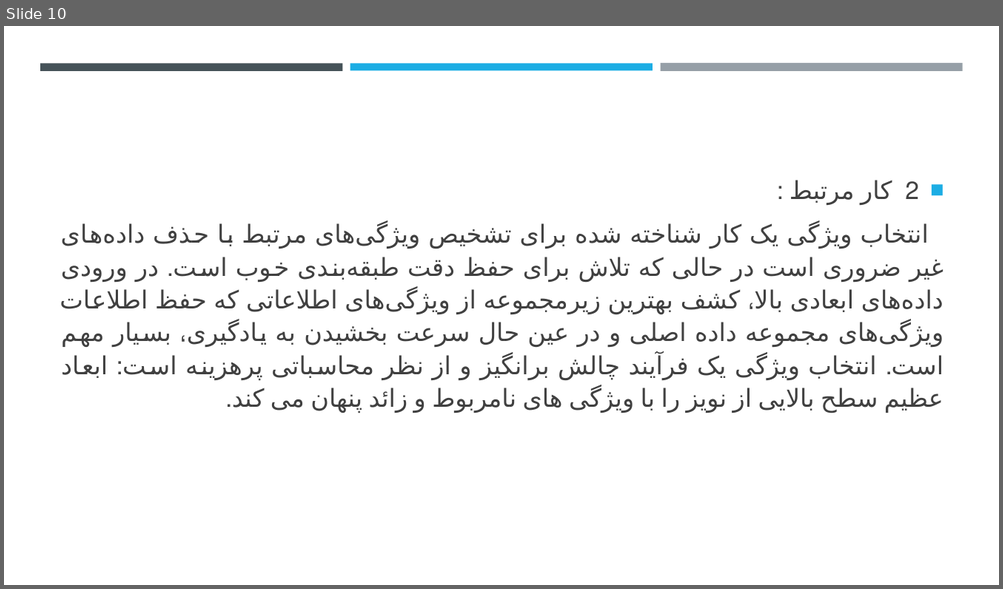
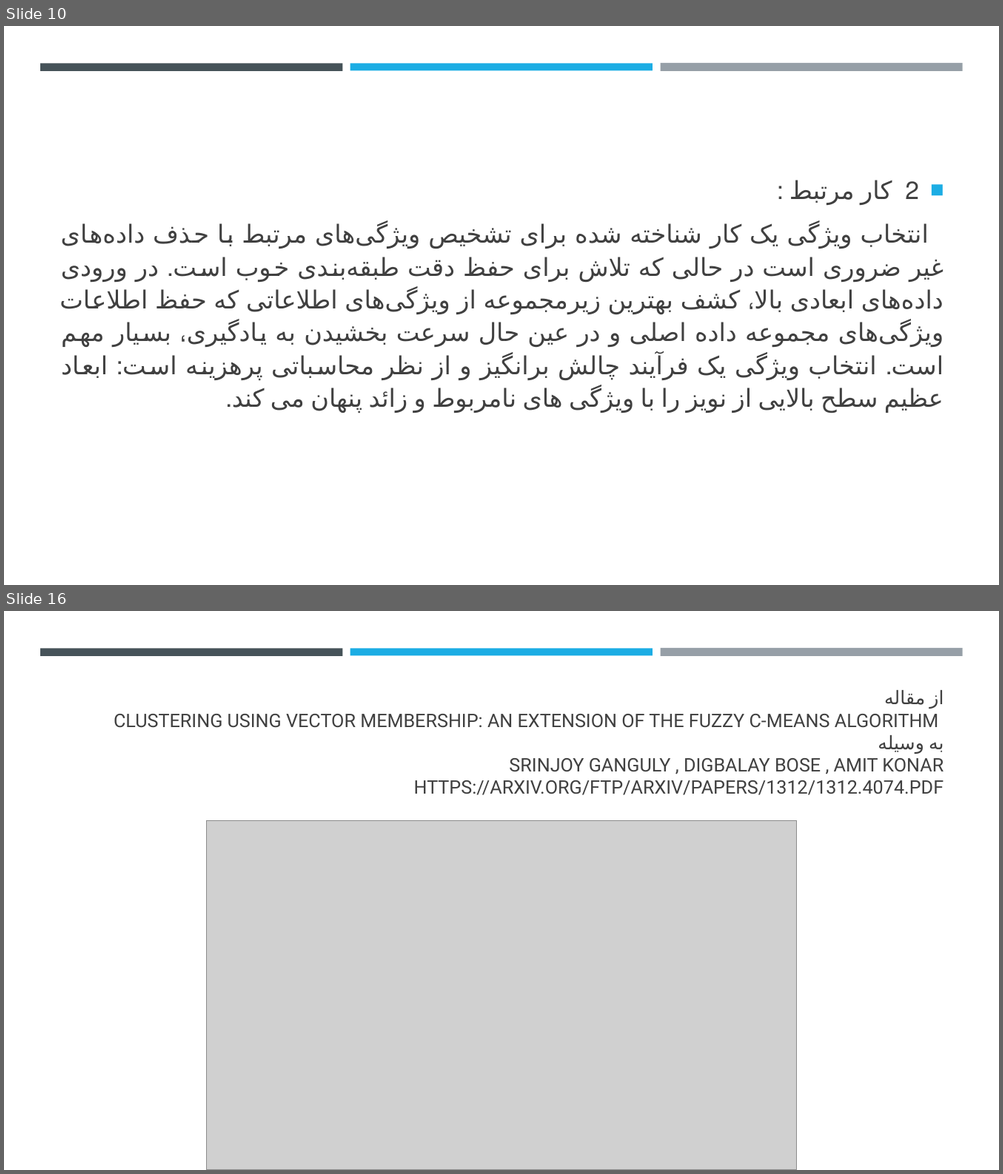
Before and after one commit to farshad36/data-mining-article, a slide deck: article.pptx. Shown one above the other, each under a label of ours: slide 10 before the commit, slides 10 and 16 after it; the slides between them are not shown. The pictures are 1003x589 and 1003x1174 pixels, drawn with LibreOffice and Linux fonts; fonts in the diff are those of the drawing; grey boxes stand for pictures. Boxes give left, top, right and bottom in pixels: in the first picture for what was removed or moved away, otherwise in the second. Text is boxed around its words. In the diff, an @@ line names an element or a change of style, - is before the commit and + after.

```diff
--- a/article.pptx
+++ b/article.pptx
@@ slide 16 added at (4,611,999,1170), background #FFFFFF; not listed: 3 template elements that a slide beside it also shows @@
@@ title added at (114,690,944,795), 18 pt, text #404040 @@
+از مقاله
+CLUSTERING USING VECTOR MEMBERSHIP: AN EXTENSION OF THE FUZZY C-MEANS ALGORITHM
+به وسیله
+SRINJOY GANGULY , DIGBALAY BOSE , AMIT KONAR
+HTTPS://ARXIV.ORG/FTP/ARXIV/PAPERS/1312/1312.4074.PDF
@@ picture added at (206,820,797,1170) @@
```
Also in this commit, not shown: 8 other slides added.
